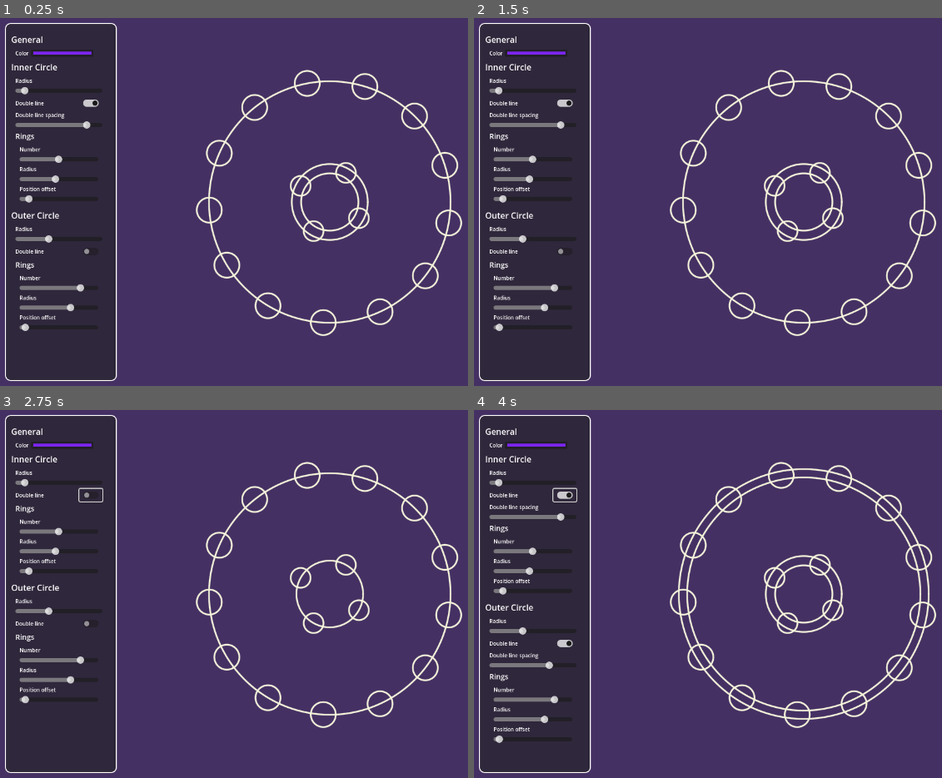
Above: before the commit, frames 1-4 (two rows, left to right).
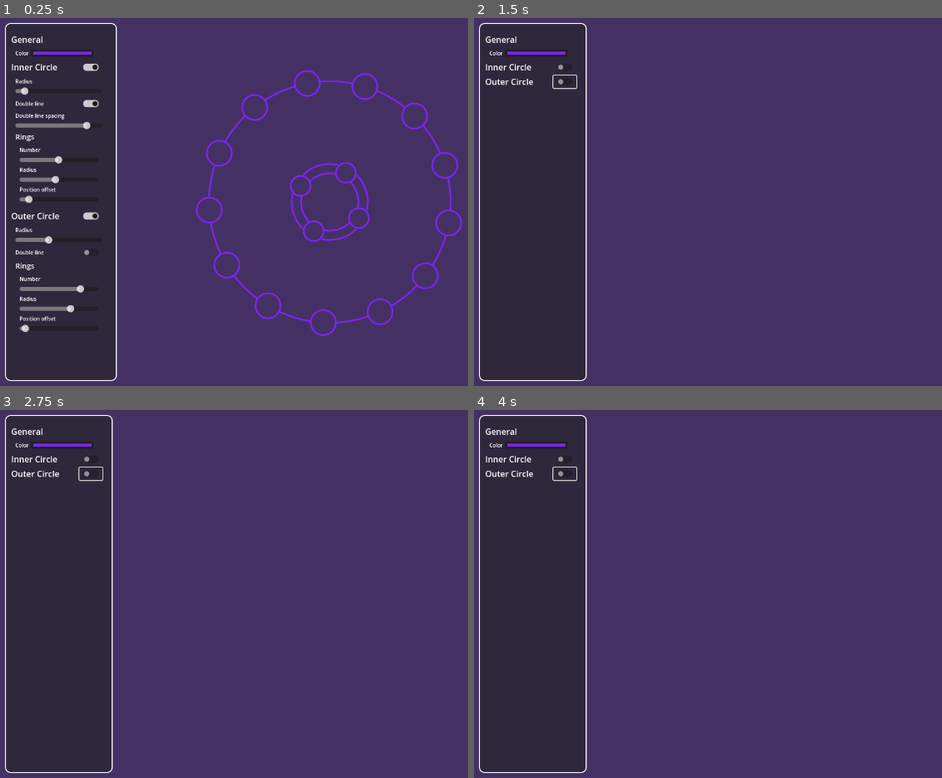
Above: after the commit, the same moments.

Repository: sterco-raro/magic-circles
Game: Godot game, scene res://scenes/main/main.tscn
Two runs of this game, one before a commit and one after it. Both use one fixed random seed, a clock stepped at 60 frames per second and the inputs below.
Inputs (mouse positions are in pixels of both pictures, inside the frame that each line leads up to):
- Up to frame 1 (0.25 s): no input
- Up to frame 2 (1.5 s): click (562, 65) at 0.52 s; click (562, 80) at 1.27 s
- Up to frame 3 (2.75 s): click (88, 494) at 2.02 s
- Up to frame 4 (4 s): click (562, 623) at 2.77 s; click (562, 494) at 3.52 s

The runs differ from the first frame. In frame 1, 4.4% of the frame differs, in the area x 2-99%, y 12-87%; in frame 2, 6.2%; in frame 3, 5.7%; in frame 4, 7.5%, in the area x 2-99%, y 1-99%.

Commit message:
Fixed: main circle and small rings don't overlap anymore

Diff:
--- a/scenes/magic_circle_renderer.tscn
+++ b/scenes/magic_circle_renderer.tscn
@@ -5,14 +5,17 @@
 [node name="MagicCircleRenderer" type="Node2D"]
 script = ExtResource("1_kg6p0")
 
+[connection signal="set_color" from="." to="." method="_on_set_color"]
 [connection signal="set_data" from="." to="." method="_on_set_data"]
 [connection signal="set_inner_double" from="." to="." method="_on_set_inner_double"]
+[connection signal="set_inner_draw_toggle" from="." to="." method="_on_set_inner_draw_toggle"]
 [connection signal="set_inner_radius" from="." to="." method="_on_set_inner_radius"]
 [connection signal="set_inner_rings_number" from="." to="." method="_on_set_inner_rings_number"]
 [connection signal="set_inner_rings_offset" from="." to="." method="_on_set_inner_rings_offset"]
 [connection signal="set_inner_rings_radius" from="." to="." method="_on_set_inner_rings_radius"]
 [connection signal="set_inner_spacing" from="." to="." method="_on_set_inner_spacing"]
 [connection signal="set_outer_double" from="." to="." method="_on_set_outer_double"]
+[connection signal="set_outer_draw_toggle" from="." to="." method="_on_set_outer_draw_toggle"]
 [connection signal="set_outer_radius" from="." to="." method="_on_set_outer_radius"]
 [connection signal="set_outer_rings_number" from="." to="." method="_on_set_outer_rings_number"]
 [connection signal="set_outer_rings_offset" from="." to="." method="_on_set_outer_rings_offset"]
--- a/scenes/main/main.gd
+++ b/scenes/main/main.gd
@@ -8,6 +8,9 @@
 var color_picker: ColorPickerButton = %ColorPickerButton
 
 @onready
+var inner_ui_body: MarginContainer = $UI/Settings/PanelContainer/MarginContainer/ScrollContainer/VBoxContainer/InnerCircle/CategoryBody
+
+@onready
 var inner_double_button: CheckButton = %InnDoubleButton
 
 @onready
@@ -20,12 +23,21 @@
 var inner_rings_number_slider: HSlider = %InnRingsNumberSlider
 
 @onready
+var inner_rings_radius_ui: VBoxContainer = $UI/Settings/PanelContainer/MarginContainer/ScrollContainer/VBoxContainer/InnerCircle/CategoryBody/VBoxContainer/Rings/SubCategoryBody/VBoxContainer/Radius
+
+@onready
 var inner_rings_radius_slider: HSlider = %InnRingsRadiusSlider
 
 @onready
+var inner_rings_offset_ui: VBoxContainer = $UI/Settings/PanelContainer/MarginContainer/ScrollContainer/VBoxContainer/InnerCircle/CategoryBody/VBoxContainer/Rings/SubCategoryBody/VBoxContainer/Offset
+
+@onready
 var inner_rings_offset_slider: HSlider = %InnRingsOffsetSlider
 
 @onready
+var outer_ui_body: MarginContainer = $UI/Settings/PanelContainer/MarginContainer/ScrollContainer/VBoxContainer/OuterCircle/CategoryBody
+
+@onready
 var outer_double_button: CheckButton = %OutDoubleButton
 
 @onready
@@ -38,7 +50,13 @@
 var outer_rings_number_slider: HSlider = %OutRingsNumberSlider
 
 @onready
+var outer_rings_radius_ui: VBoxContainer = $UI/Settings/PanelContainer/MarginContainer/ScrollContainer/VBoxContainer/OuterCircle/CategoryBody/VBoxContainer/Rings/SubCategoryBody/VBoxContainer/Radius
+
+@onready
 var outer_rings_radius_slider: HSlider = %OutRingsRadiusSlider
+
+@onready
+var outer_rings_offset_ui: VBoxContainer = $UI/Settings/PanelContainer/MarginContainer/ScrollContainer/VBoxContainer/OuterCircle/CategoryBody/VBoxContainer/Rings/SubCategoryBody/VBoxContainer/Offset
 
 @onready
 var outer_rings_offset_slider: HSlider = %OutRingsOffsetSlider
@@ -53,7 +71,7 @@
 	background.position = get_viewport_rect().get_center()
 	renderer.position = get_viewport_rect().get_center()
 
-	#region STARTUP SETTINGS
+	#region STARTUP UI SETTINGS
 	inner_radius_slider.min_value = Constants.INNER_CIRCLE_RADIUS_MIN
 	inner_radius_slider.max_value = Constants.INNER_CIRCLE_RADIUS_MAX
 	inner_spacing_slider.min_value = Constants.INNER_CIRCLE_SPACING_MIN
@@ -92,42 +110,61 @@
 	var color: Color = Color(randf(), randf(), randf(), 1)
 
 	renderer.set_data.emit(circle)
-
-	# Update general UI controls
+	renderer.set_color.emit(color)
+
+	#region UPDATE UI CONTROLS
+	# Section: general
 	color_picker.color = color
 	update_background_color(color)
 
-	# Update inner circle UI controls
+	# Section: inner circle
 	inner_radius_slider.value = circle.inner.radius
 	inner_double_button.button_pressed = circle.inner.double
 	update_inner_spacing_slider_visibility(circle.inner.double)
 	inner_spacing_slider.value = circle.inner.spacing
 	inner_rings_number_slider.value = circle.inner.rings
+	update_inner_rings_controls_visibility(true if circle.inner.rings else false)
 	inner_rings_radius_slider.value = circle.inner.rings_radius
 	inner_rings_offset_slider.value = snappedf(rad_to_deg(circle.inner.rings_offset_rad), 0.01)
 
-	# Update outer circle UI controls
+	# Section: outer circle
 	outer_radius_slider.value = circle.outer.radius
 	outer_double_button.button_pressed = circle.outer.double
 	update_outer_spacing_slider_visibility(circle.outer.double)
 	outer_spacing_slider.value = circle.outer.spacing
 	outer_rings_number_slider.value = circle.outer.rings
+	update_outer_rings_controls_visibility(true if circle.outer.rings else false)
 	outer_rings_radius_slider.value = circle.outer.rings_radius
 	outer_rings_offset_slider.value = snappedf(rad_to_deg(circle.outer.rings_offset_rad), 0.01)
-
+	#endregion
+
+#region CUSTOM UI UPDATE FUNCTIONS
 func update_background_color(color: Color):
 	background.material.set_shader_parameter("background_color", color / 2)
 
 func update_inner_spacing_slider_visibility(visibility: bool):
 	%InnerDoubleSpacing.visible = visibility
 
+func update_inner_rings_controls_visibility(visibility: bool):
+	inner_rings_radius_ui.visible = visibility
+	inner_rings_offset_ui.visible = visibility
+
 func update_outer_spacing_slider_visibility(visibility: bool):
 	%OuterDoubleSpacing.visible = visibility
 
+func update_outer_rings_controls_visibility(visibility: bool):
+	outer_rings_radius_ui.visible = visibility
+	outer_rings_offset_ui.visible = visibility
+#endregion
+
 #region SIGNALS
 func _on_color_picker_button_color_changed(color: Color) -> void:
-	renderer.set_color(color)
+	renderer.set_color.emit(color)
 	update_background_color(color)
+
+func _on_inner_circle_toggle_toggled(toggled_on: bool) -> void:
+	renderer.set_inner_draw_toggle.emit(toggled_on)
+	inner_ui_body.visible = toggled_on
 
 func _on_inn_radius_slider_value_changed(value: float) -> void:
 	renderer.set_inner_radius.emit(value)
@@ -141,12 +178,17 @@
 
 func _on_inn_rings_number_slider_value_changed(value: float) -> void:
 	renderer.set_inner_rings_number.emit(value)
+	update_inner_rings_controls_visibility(true if value else false)
 
 func _on_inn_rings_radius_slider_value_changed(value: float) -> void:
 	renderer.set_inner_rings_radius.emit(value)
 
 func _on_inn_rings_offset_slider_value_changed(value: float) -> void:
 	renderer.set_inner_rings_offset.emit(deg_to_rad(value))
+
+func _on_outer_circle_toggle_toggled(toggled_on: bool) -> void:
+	renderer.set_outer_draw_toggle.emit(toggled_on)
+	outer_ui_body.visible = toggled_on
 
 func _on_out_radius_slider_value_changed(value: float) -> void:
 	renderer.set_outer_radius.emit(value)
@@ -160,6 +202,7 @@
 
 func _on_out_rings_number_slider_value_changed(value: float) -> void:
 	renderer.set_outer_rings_number.emit(value)
+	update_outer_rings_controls_visibility(true if value else false)
 
 func _on_out_rings_radius_slider_value_changed(value: float) -> void:
 	renderer.set_outer_rings_radius.emit(value)
--- a/scenes/main/main.tscn
+++ b/scenes/main/main.tscn
@@ -84,10 +84,21 @@
 [node name="InnerCircle" type="VBoxContainer" parent="UI/Settings/PanelContainer/MarginContainer/ScrollContainer/VBoxContainer"]
 layout_mode = 2
 
-[node name="CategoryLabel" type="Label" parent="UI/Settings/PanelContainer/MarginContainer/ScrollContainer/VBoxContainer/InnerCircle"]
+[node name="CategoryHeader" type="HBoxContainer" parent="UI/Settings/PanelContainer/MarginContainer/ScrollContainer/VBoxContainer/InnerCircle"]
+layout_mode = 2
+
+[node name="Label" type="Label" parent="UI/Settings/PanelContainer/MarginContainer/ScrollContainer/VBoxContainer/InnerCircle/CategoryHeader"]
 layout_mode = 2
 theme_override_font_sizes/font_size = 16
 text = "Inner Circle"
+
+[node name="MarginContainer" type="MarginContainer" parent="UI/Settings/PanelContainer/MarginContainer/ScrollContainer/VBoxContainer/InnerCircle/CategoryHeader"]
+layout_mode = 2
+theme_override_constants/margin_left = 38
+
+[node name="InnerCircleToggle" type="CheckButton" parent="UI/Settings/PanelContainer/MarginContainer/ScrollContainer/VBoxContainer/InnerCircle/CategoryHeader/MarginContainer"]
+layout_mode = 2
+button_pressed = true
 
 [node name="CategoryBody" type="MarginContainer" parent="UI/Settings/PanelContainer/MarginContainer/ScrollContainer/VBoxContainer/InnerCircle"]
 layout_mode = 2
@@ -199,10 +210,21 @@
 [node name="OuterCircle" type="VBoxContainer" parent="UI/Settings/PanelContainer/MarginContainer/ScrollContainer/VBoxContainer"]
 layout_mode = 2
 
-[node name="CategoryLabel" type="Label" parent="UI/Settings/PanelContainer/MarginContainer/ScrollContainer/VBoxContainer/OuterCircle"]
+[node name="CategoryHeader" type="HBoxContainer" parent="UI/Settings/PanelContainer/MarginContainer/ScrollContainer/VBoxContainer/OuterCircle"]
+layout_mode = 2
+
+[node name="Label" type="Label" parent="UI/Settings/PanelContainer/MarginContainer/ScrollContainer/VBoxContainer/OuterCircle/CategoryHeader"]
 layout_mode = 2
 theme_override_font_sizes/font_size = 16
 text = "Outer Circle"
+
+[node name="MarginContainer" type="MarginContainer" parent="UI/Settings/PanelContainer/MarginContainer/ScrollContainer/VBoxContainer/OuterCircle/CategoryHeader"]
+layout_mode = 2
+theme_override_constants/margin_left = 34
+
+[node name="OuterCircleToggle" type="CheckButton" parent="UI/Settings/PanelContainer/MarginContainer/ScrollContainer/VBoxContainer/OuterCircle/CategoryHeader/MarginContainer"]
+layout_mode = 2
+button_pressed = true
 
 [node name="CategoryBody" type="MarginContainer" parent="UI/Settings/PanelContainer/MarginContainer/ScrollContainer/VBoxContainer/OuterCircle"]
 layout_mode = 2
@@ -312,12 +334,14 @@
 layout_mode = 2
 
 [connection signal="color_changed" from="UI/Settings/PanelContainer/MarginContainer/ScrollContainer/VBoxContainer/General/CategoryBody/VBoxContainer/Color/ColorPickerButton" to="." method="_on_color_picker_button_color_changed"]
+[connection signal="toggled" from="UI/Settings/PanelContainer/MarginContainer/ScrollContainer/VBoxContainer/InnerCircle/CategoryHeader/MarginContainer/InnerCircleToggle" to="." method="_on_inner_circle_toggle_toggled"]
 [connection signal="value_changed" from="UI/Settings/PanelContainer/MarginContainer/ScrollContainer/VBoxContainer/InnerCircle/CategoryBody/VBoxContainer/Radius/InnRadiusSlider" to="." method="_on_inn_radius_slider_value_changed"]
 [connection signal="toggled" from="UI/Settings/PanelContainer/MarginContainer/ScrollContainer/VBoxContainer/InnerCircle/CategoryBody/VBoxContainer/DoubleLine/MarginContainer/InnDoubleButton" to="." method="_on_inn_double_button_toggled"]
 [connection signal="value_changed" from="UI/Settings/PanelContainer/MarginContainer/ScrollContainer/VBoxContainer/InnerCircle/CategoryBody/VBoxContainer/InnerDoubleSpacing/InnSpacingSlider" to="." method="_on_inn_spacing_slider_value_changed"]
 [connection signal="value_changed" from="UI/Settings/PanelContainer/MarginContainer/ScrollContainer/VBoxContainer/InnerCircle/CategoryBody/VBoxContainer/Rings/SubCategoryBody/VBoxContainer/Number/InnRingsNumberSlider" to="." method="_on_inn_rings_number_slider_value_changed"]
 [connection signal="value_changed" from="UI/Settings/PanelContainer/MarginContainer/ScrollContainer/VBoxContainer/InnerCircle/CategoryBody/VBoxContainer/Rings/SubCategoryBody/VBoxContainer/Radius/InnRingsRadiusSlider" to="." method="_on_inn_rings_radius_slider_value_changed"]
 [connection signal="value_changed" from="UI/Settings/PanelContainer/MarginContainer/ScrollContainer/VBoxContainer/InnerCircle/CategoryBody/VBoxContainer/Rings/SubCategoryBody/VBoxContainer/Offset/InnRingsOffsetSlider" to="." method="_on_inn_rings_offset_slider_value_changed"]
+[connection signal="toggled" from="UI/Settings/PanelContainer/MarginContainer/ScrollContainer/VBoxContainer/OuterCircle/CategoryHeader/MarginContainer/OuterCircleToggle" to="." method="_on_outer_circle_toggle_toggled"]
 [connection signal="value_changed" from="UI/Settings/PanelContainer/MarginContainer/ScrollContainer/VBoxContainer/OuterCircle/CategoryBody/VBoxContainer/Radius/OutRadiusSlider" to="." method="_on_out_radius_slider_value_changed"]
 [connection signal="toggled" from="UI/Settings/PanelContainer/MarginContainer/ScrollContainer/VBoxContainer/OuterCircle/CategoryBody/VBoxContainer/DoubleLine/MarginContainer/OutDoubleButton" to="." method="_on_out_double_button_toggled"]
 [connection signal="value_changed" from="UI/Settings/PanelContainer/MarginContainer/ScrollContainer/VBoxContainer/OuterCircle/CategoryBody/VBoxContainer/OuterDoubleSpacing/OutSpacingSlider" to="." method="_on_out_spacing_slider_value_changed"]
--- a/scripts/Renderer.gd
+++ b/scripts/Renderer.gd
@@ -2,6 +2,9 @@
 
 signal set_data(circle: MagicCircle)
 
+signal set_color(color: Color)
+
+signal set_inner_draw_toggle(value: bool)
 signal set_inner_radius(value: int)
 signal set_inner_double(value: bool)
 signal set_inner_spacing(value: int)
@@ -9,6 +12,7 @@
 signal set_inner_rings_radius(value: int)
 signal set_inner_rings_offset(value: float)
 
+signal set_outer_draw_toggle(value: bool)
 signal set_outer_radius(value: int)
 signal set_outer_double(value: bool)
 signal set_outer_spacing(value: int)
@@ -20,34 +24,105 @@
 
 var _color: Color = Color.BEIGE
 
+var _draw_inner_circle: bool = true
+var _draw_outer_circle: bool = true
+
 func _draw() -> void:
 	if _circle:
-		draw_magic_arc(_circle.inner, _circle.position, _color, 2)
-		draw_magic_arc(_circle.outer, _circle.position, _color, 2)
+		if _draw_inner_circle:
+			draw_magic_arc(_circle.inner, _circle.position, _color, 2)
+		if _draw_outer_circle:
+			draw_magic_arc(_circle.outer, _circle.position, _color, 2)
 
 func draw_magic_arc(arc: MagicArc, center: Vector2, color: Color, width: int) -> void:
-	if arc.double:
-		draw_arc(center, arc.radius - arc.spacing, 0, 2*PI, 200, color, width, true)
-		draw_arc(center, arc.radius + arc.spacing, 0, 2*PI, 200, color, width, true)
+
+	# Simple circles
+	if not arc.rings:
+		if arc.double:
+			draw_arc(center, arc.radius - arc.spacing, 0, 2*PI, 200, color, width, true)
+			draw_arc(center, arc.radius + arc.spacing, 0, 2*PI, 200, color, width, true)
+		else:
+			draw_arc(center, arc.radius, 0, 2*PI, 200, color, width, true)
+
+	# Circles with smaller rings on it
 	else:
-		draw_arc(center, arc.radius, 0, 2*PI, 200, color, width, true)
+		var ring_center: Vector2 = Vector2(
+			center.x + arc.radius * cos(arc.rings_offset_rad),
+			center.y + arc.radius * sin(arc.rings_offset_rad)
+		)
+		var ring_angle: float = abs(angle_between_tangents(center, ring_center, arc.radius, arc.rings_radius))
 
-	# Draw equidistant smaller circles on the main arc
-	if arc.rings:
-		var x: float
-		var y: float
+		# The main arc draw process starting and ending angles
+		var end_angle_rad: float = 0
+		var start_angle_rad: float = arc.rings_offset_rad + ring_angle/2
+
 		for i in arc.rings:
-			x = center.x + arc.radius * cos(arc.rings_offset_rad + arc.rings_distance_rad * i)
-			y = center.y + arc.radius * sin(arc.rings_offset_rad + arc.rings_distance_rad * i)
-			draw_arc(Vector2(x, y), arc.rings_radius, 0, 2*PI, 100, color, width, true)
+			# Compute current ring center coordinates
+			ring_center.x = center.x + arc.radius * cos(arc.rings_offset_rad + arc.rings_distance_rad * i)
+			ring_center.y = center.y + arc.radius * sin(arc.rings_offset_rad + arc.rings_distance_rad * i)
 
-func set_color(color: Color):
-	_color = color
-	queue_redraw()
+			# Where to stop drawing the main arc for the current circular sector
+			end_angle_rad = start_angle_rad + arc.rings_distance_rad - ring_angle
+
+			# Draw circular sector
+			if arc.double:
+				draw_arc(center, arc.radius - arc.spacing, start_angle_rad, end_angle_rad, 200, color, width, true)
+				draw_arc(center, arc.radius + arc.spacing, start_angle_rad, end_angle_rad, 200, color, width, true)
+			else:
+				draw_arc(center, arc.radius, start_angle_rad, end_angle_rad, 200, color, width, true)
+
+			# Draw ring at the start of the current sector
+			draw_arc(ring_center, arc.rings_radius, 0, 2*PI, 100, color, width, true)
+
+			# Update starting point for the next iteration
+			start_angle_rad = end_angle_rad + ring_angle
+
+func circles_intersections(c0: Vector2, c1: Vector2, r0: float, r1: float):
+	# TODO skip cases based on dist
+	var centers_distance: float = c0.distance_to(c1)
+
+	# Distance between c0 and the segment that connects the two intersections
+	var a: float = (r0*r0 - r1*r1 + centers_distance*centers_distance) / (2 * centers_distance)
+
+	# Half segment that connects the intersections
+	var half_segment_p1_p2: float = sqrt(r0*r0 - a*a)
+
+	# Intersection between the segment above and the centers_distance one
+	var x3: float = c0.x + a * (c1.x - c0.x) / centers_distance
+	var y3: float = c0.y + a * (c1.y - c0.y) / centers_distance
+
+	# Intersections coordinates
+	var xp1: float = x3 + half_segment_p1_p2 * (c1.y - c0.y) / centers_distance
+	var xp2: float = x3 - half_segment_p1_p2 * (c1.y - c0.y) / centers_distance
+	var yp1: float = y3 - half_segment_p1_p2 * (c1.x - c0.x) / centers_distance
+	var yp2: float = y3 + half_segment_p1_p2 * (c1.x - c0.x) / centers_distance
+
+	return [Vector2(xp1, yp1), Vector2(xp2, yp2)]
+
+# Compute the angle between the two tangents to the second circle that connects to the center of the first one
+func angle_between_tangents(center1: Vector2, center2: Vector2, radius1: float, radius2: float):
+	var results = circles_intersections(center1, center2, radius1, radius2)
+	var p1: Vector2 = results[0]
+	var p2: Vector2 = results[1]
+
+	# The dot product is better than atan2 because it doesn't have edge cases (0 and 2PI)
+	var length_product: float = p1.length() * p2.length()
+	if length_product == 0:
+		return acos(0)
+	else:
+		return acos( p1.dot(p2) / length_product )
 
 #region SIGNALS
 func _on_set_data(circle: MagicCircle) -> void:
 	_circle = circle
+	queue_redraw()
+
+func _on_set_color(color: Color):
+	_color = color
+	queue_redraw()
+
+func _on_set_inner_draw_toggle(value: bool) -> void:
+	_draw_inner_circle = value
 	queue_redraw()
 
 func _on_set_inner_radius(value: int) -> void:
@@ -81,6 +156,10 @@
 		_circle.inner.rings_radius = value
 		queue_redraw()
 
+func _on_set_outer_draw_toggle(value: bool) -> void:
+	_draw_outer_circle = value
+	queue_redraw()
+
 func _on_set_outer_radius(value: int) -> void:
 	if _circle:
 		_circle.outer.radius = value
--- a/scripts/generator.gd
+++ b/scripts/generator.gd
@@ -14,7 +14,7 @@
 	circle.inner.rings = randi_range(Constants.INNER_CIRCLE_RINGS_MIN, Constants.INNER_CIRCLE_RINGS_MAX)
 	circle.inner.rings_radius = randi_range(Constants.INNER_CIRCLE_RINGS_RADIUS_MIN, Constants.INNER_CIRCLE_RINGS_RADIUS_MAX)
 	if circle.inner.rings:
-		circle.inner.rings_distance_rad = 2*PI/circle.inner.rings
+		circle.inner.rings_distance_rad = 2*PI / circle.inner.rings
 		circle.inner.rings_offset_rad = randf_range(0, circle.inner.rings_distance_rad)
 	else:
 		circle.inner.rings_distance_rad = 0
@@ -29,7 +29,7 @@
 	circle.outer.rings = randi_range(Constants.OUTER_CIRCLE_RINGS_MIN, Constants.OUTER_CIRCLE_RINGS_MAX)
 	circle.outer.rings_radius = randi_range(Constants.OUTER_CIRCLE_RINGS_RADIUS_MIN, Constants.OUTER_CIRCLE_RINGS_RADIUS_MAX)
 	if circle.outer.rings:
-		circle.outer.rings_distance_rad = 2*PI/circle.outer.rings
+		circle.outer.rings_distance_rad = 2*PI / circle.outer.rings
 		circle.outer.rings_offset_rad = randf_range(0, circle.outer.rings_distance_rad)
 	else:
 		circle.outer.rings_distance_rad = 0
